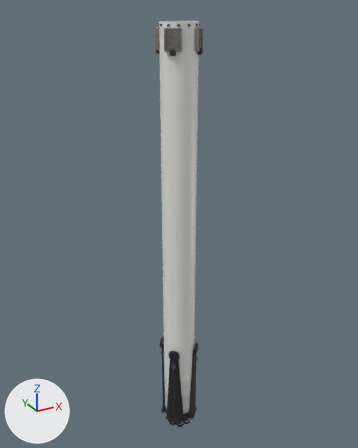
Before and after pictures for a commit that changed the glTF model assets/rockets/heron-9-v11/booster.hi.glb.
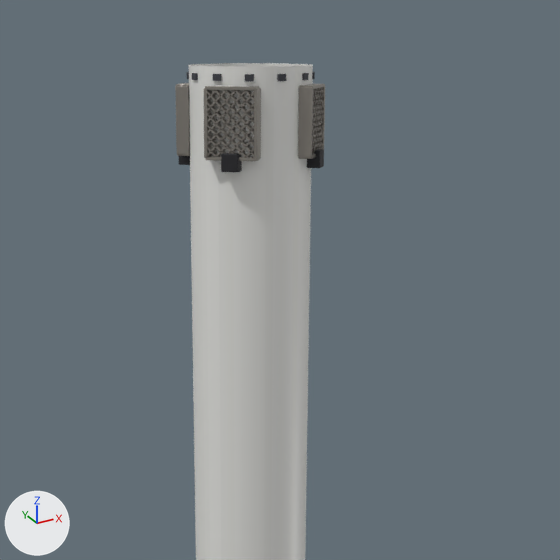
There are two pictures of each version: one whole from a camera (50 mm lens) standing at (-23.59, -42.87, 48.73) and looking at (0.62, 1.15, 26.71), one close up on the part from 27% to 78% of the width and 0% to 40% of the height. The axes (+X, +Y, +Z) are drawn at lower left. The lights are the same throughout. The last two pictures show the newer version. Where no turn or scale is listed for an object, it has been applied to the vertices.

The older version as bpy lines, for what is in view:
```python
me_booster_hull = bpy.data.meshes.new('booster.hull')
me_booster_hull.from_pydata(...)  # 288 vertices, 480 faces; spans x -1.8..1.8, y -1.8..1.8, z -22.6..22.6
me_booster_hull.materials.append(mat_or_hull)
me_gridfin_0_metal = bpy.data.meshes.new('gridfin_0.metal')
me_gridfin_0_metal.from_pydata(...)  # 256 vertices, 416 faces; spans x -0.2..0.2, y -0.8..0.8, z -1.0..1.0
me_gridfin_0_metal.materials.append(mat_or_metal)
ob_booster_hull = bpy.data.objects.new('booster.hull', me_booster_hull)
ob_booster_hull.location = (0.0, 0.0, 24.88)
ob_gridfin_0_metal = bpy.data.objects.new('gridfin_0.metal', me_gridfin_0_metal)
ob_gridfin_0_metal.parent = ob_gridfin_0
ob_gridfin_0_metal.location = (0.0, 0.0, 1.05)
ob_gridfin_1_metal = bpy.data.objects.new('gridfin_1.metal', me_gridfin_0_metal)
ob_gridfin_1_metal.parent = ob_gridfin_1
ob_gridfin_1_metal.location = (0.0, 0.0, 1.05)
ob_gridfin_2_metal = bpy.data.objects.new('gridfin_2.metal', me_gridfin_0_metal)
ob_gridfin_2_metal.parent = ob_gridfin_2
ob_gridfin_2_metal.location = (0.0, 0.0, 1.05)
```
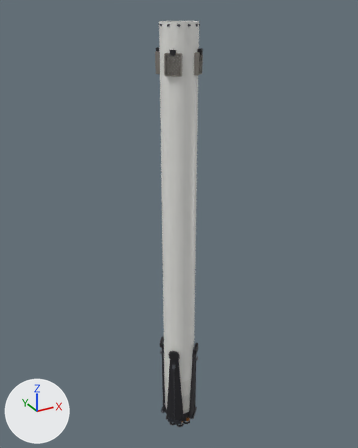
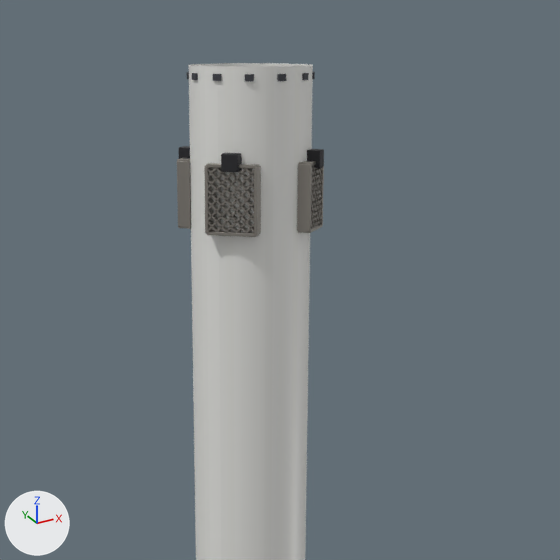
What differs and where, as boxes [x1, y1, x2, y2] in the close-ups (560 x 560 px):
'gridfin_1.metal', moved
    before: [204, 86, 261, 161]
    after: [204, 163, 261, 237]
'gridfin_0.metal', moved
    before: [298, 84, 325, 159]
    after: [297, 161, 324, 233]
'gridfin_2.metal', moved
    before: [175, 83, 190, 156]
    after: [177, 158, 191, 229]

The edits, one by one:
Object 'gridfin_0.metal' (ob_gridfin_0_metal) moves from (0.0, 0.0, 1.05) to (0.0, 0.0, -1.05).
Object 'gridfin_1.metal' (ob_gridfin_1_metal) moves from (0.0, 0.0, 1.05) to (0.0, 0.0, -1.05).
Object 'gridfin_2.metal' (ob_gridfin_2_metal) moves from (0.0, 0.0, 1.05) to (0.0, 0.0, -1.05).
